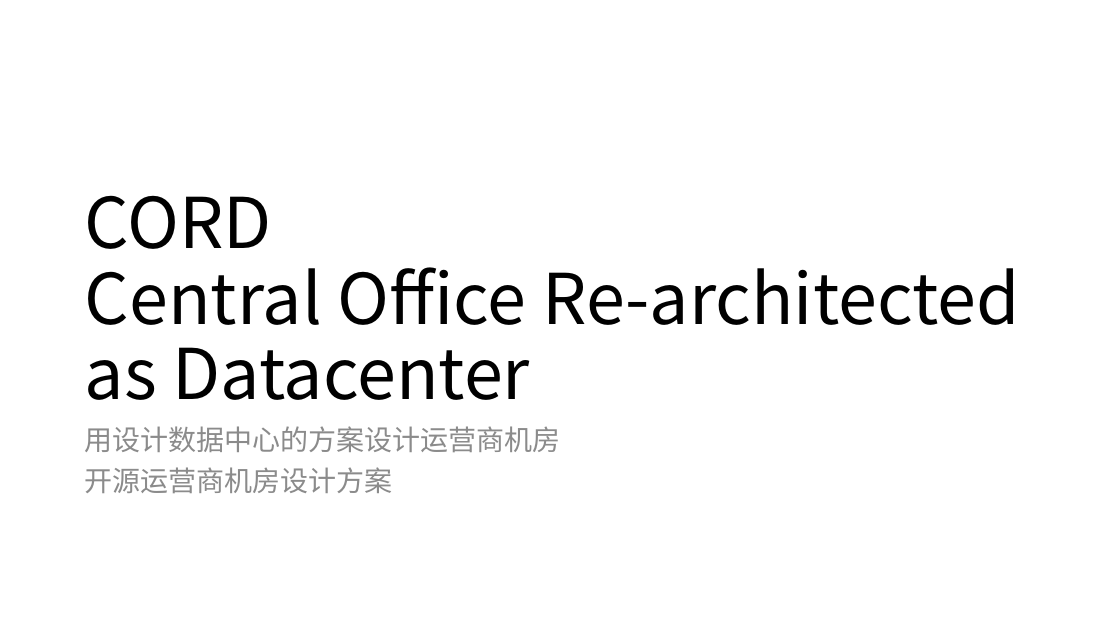
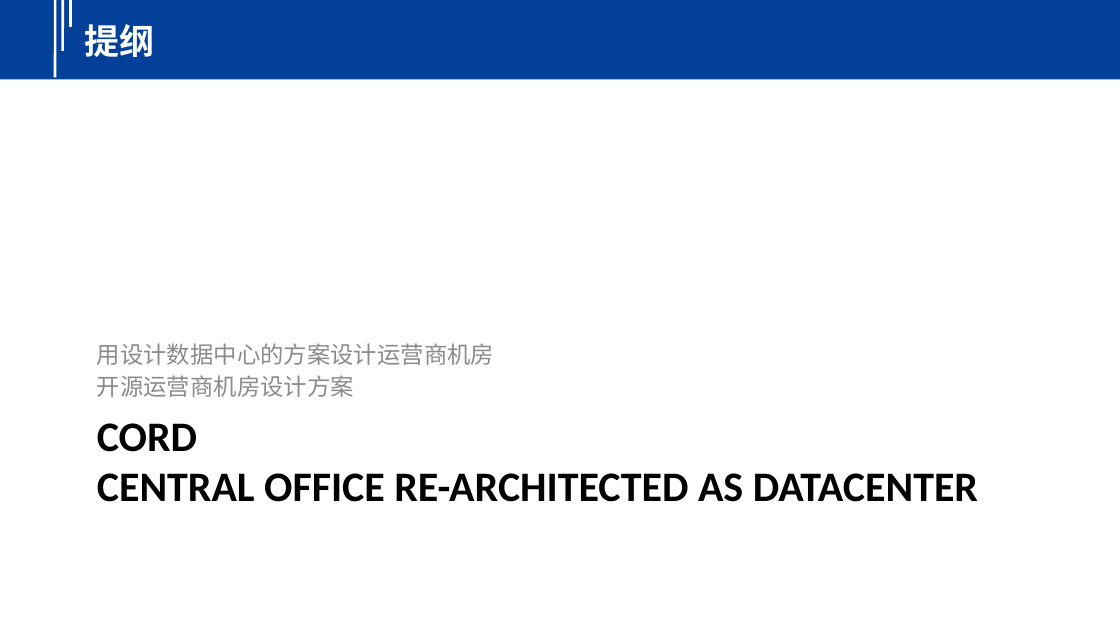
Before and after one commit to yindaheng98/Notebook, a slide deck: slide 5 of 学习笔记/边缘计算/CORD.pptx. Drawn at 1120x630 pixels with LibreOffice and Linux fonts; fonts in the diff are those of the drawing. Boxes give left, top, right and bottom in pixels: in the first picture for what was removed or moved away, otherwise in the second. Text is boxed around its words. In the diff, an @@ line names an element or a change of style, - is before the commit and + after.

```diff
--- a/学习笔记/边缘计算/CORD.pptx
+++ b/学习笔记/边缘计算/CORD.pptx
@@ rectangle added at (0,0,1120,79), fill #02409A @@
@@ line added from (55, 0) to (55, 77), #FFFFFF 2.25 pt @@
@@ line added from (63, 0) to (63, 51), #FFFFFF 2.25 pt @@
@@ line added from (71, 0) to (71, 28), #FFFFFF 2.25 pt @@
@@ text added at (84,24,154,57), 30 pt, text #FFFFFF, bold @@
+提纲
@@ text "用设计数据中心的方案设计运营商机房": place and size @@
-text "用设计数据中心的方案设计运营商机房" at (85,426,561,493)
+text "用设计数据中心的方案设计运营商机房" at (97,343,494,397)
@@ text "用设计数据中心的方案设计运营商机房" at (97,343,494,397): size 24 to 20 pt, font Noto Sans CJK SC to Calibri; line spacing 0.9 to 1; less space between paragraphs; vertical alignment top to bottom @@
@@ title "CORD CENTRAL OFFICE RE-ARCHITECTED AS ..." at (97,423,978,502): vertical alignment bottom to top @@
@@ title at (97,423,978,502): text changed; size 60 to 36 pt; font Noto Sans CJK SC to Calibri; bold on @@
-CORD
-Central Office Re-architected as Datacenter
+CORD
+CENTRAL OFFICE RE-ARCHITECTED AS DATACENTER
```
Also in this commit, not shown: 8 other slides changed, 6 other files.
